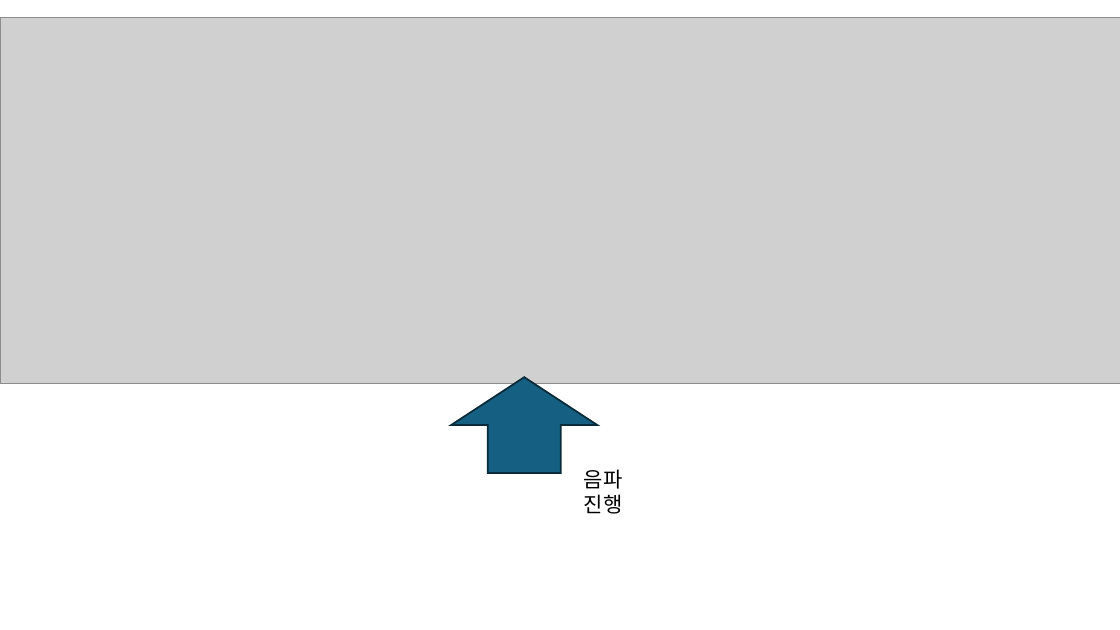
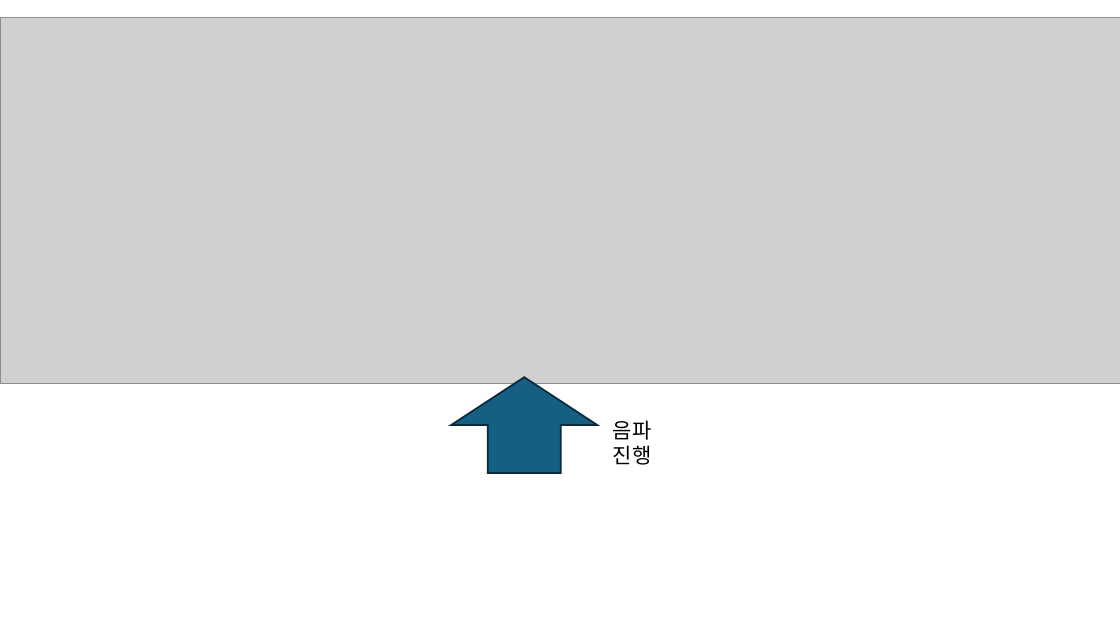
Before and after one commit to yhh503-sudo/Mater-Degree-2026, a slide deck: slide 18 of Material csv(26.07.28)/논문 자료.pptx. Drawn at 1120x630 pixels with LibreOffice and Linux fonts; fonts in the diff are those of the drawing; grey boxes stand for pictures. Boxes give left, top, right and bottom in pixels: in the first picture for what was removed or moved away, otherwise in the second. Text is boxed around its words. In the diff, an @@ line names an element or a change of style, - is before the commit and + after.

Commit message:
예심 문서 작성해서, 메일 보낸 후

```diff
--- a/Material csv(26.07.28)/논문 자료.pptx
+++ b/Material csv(26.07.28)/논문 자료.pptx
@@ text "음파 진행": place and size @@
-text "음파 진행" at (584, 469, 623, 514)
+text "음파 진행" at (613, 420, 652, 465)
```
